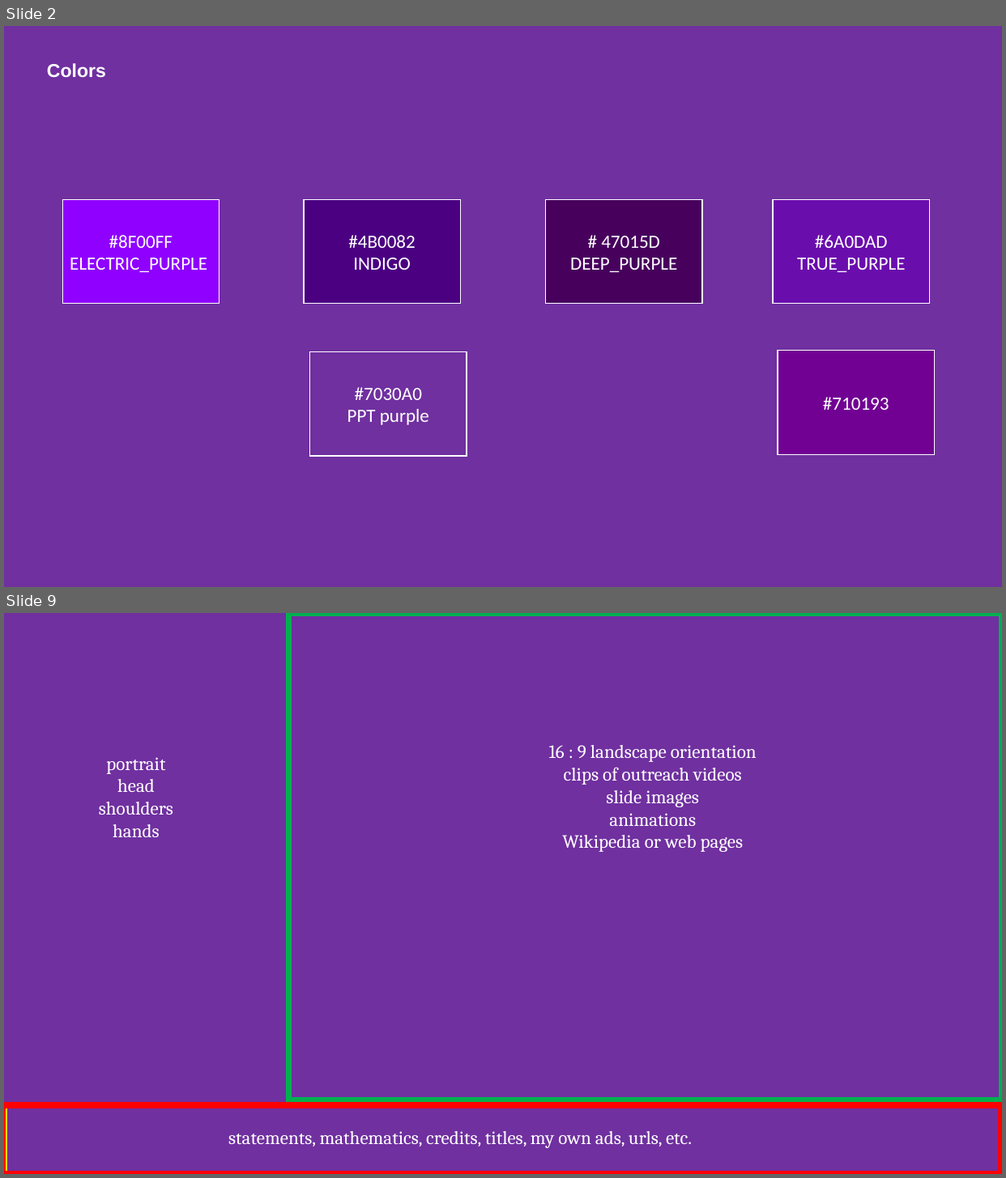
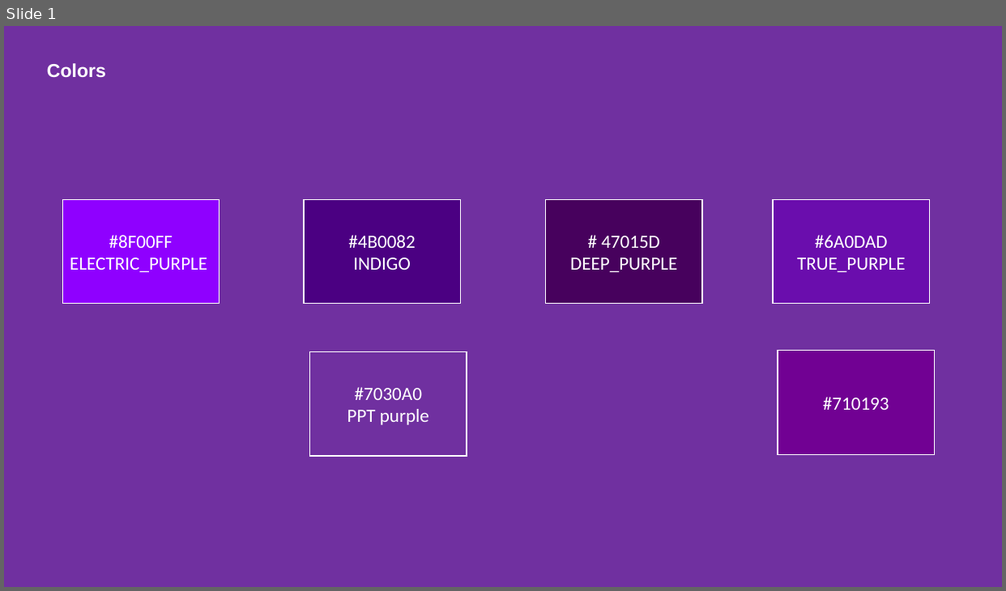
Before and after one commit to jmarkmorris/architrino, a slide deck: reference/archie/presentations/NPQG Video - Manim Graphics and Conventions.pptx. Shown one above the other, each under a label of ours: slides 2 and 9 before the commit, slide 1 after it; the slides between them are not shown. The pictures are 1006x1178 and 1006x591 pixels, drawn with LibreOffice and Linux fonts; fonts in the diff are those of the drawing. Boxes give left, top, right and bottom in pixels: in the first picture for what was removed or moved away, otherwise in the second. Text is boxed around its words. In the diff, an @@ line names an element or a change of style, - is before the commit and + after.

```diff
--- a/reference/archie/presentations/NPQG Video - Manim Graphics and Conventions.pptx
+++ b/reference/archie/presentations/NPQG Video - Manim Graphics and Conventions.pptx
@@ slide 9 removed at box(4, 613, 1002, 1174), background #7030A0 @@
@@ rectangle removed at box(4, 613, 1002, 1174) @@
@@ rectangle removed at box(4, 613, 283, 1101) @@
@@ rectangle removed at box(289, 613, 1002, 1101) @@
@@ text removed at box(99, 757, 173, 837) @@
-portrait
-head
-shoulders
-hands
@@ text removed at box(549, 745, 756, 852) @@
-16 : 9 landscape orientation
-clips of outreach videos
-slide images
-animations
-Wikipedia or web pages
@@ rectangle removed at box(4, 1105, 1000, 1174) @@
@@ text removed at box(228, 1131, 692, 1148) @@
-statements, mathematics, credits, titles, my own ads, urls, etc.
@@ what was slide 2 is now slide 1 @@
```
Also in this commit, not shown: 12 other slides removed, 16 other files.
